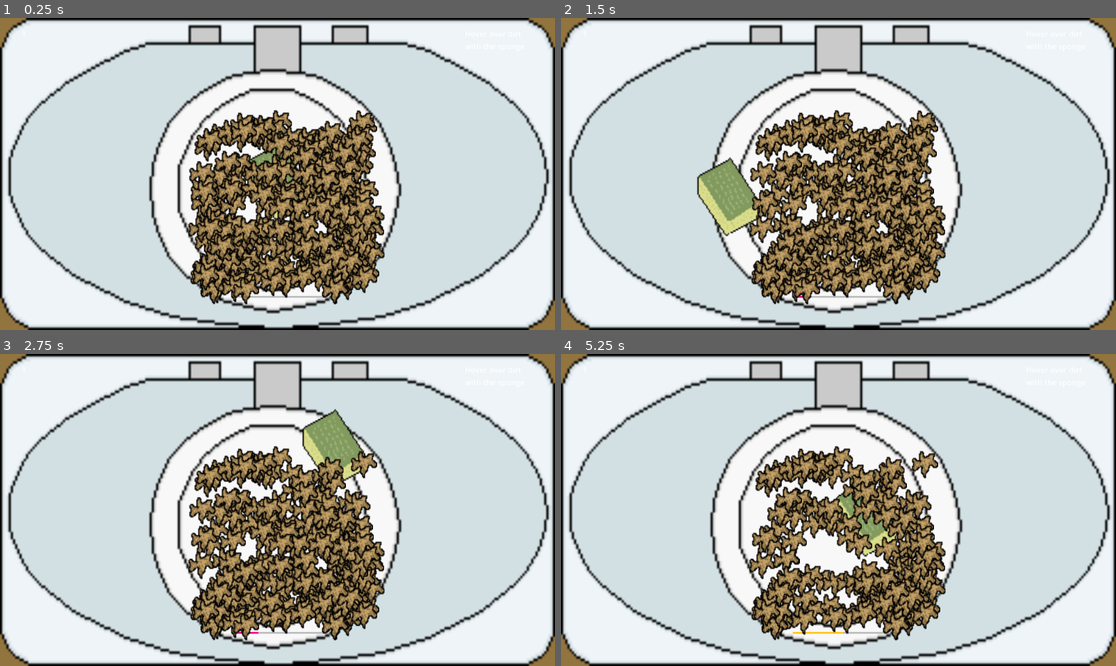
Above: before the commit, frames 1-4 (two rows, left to right).
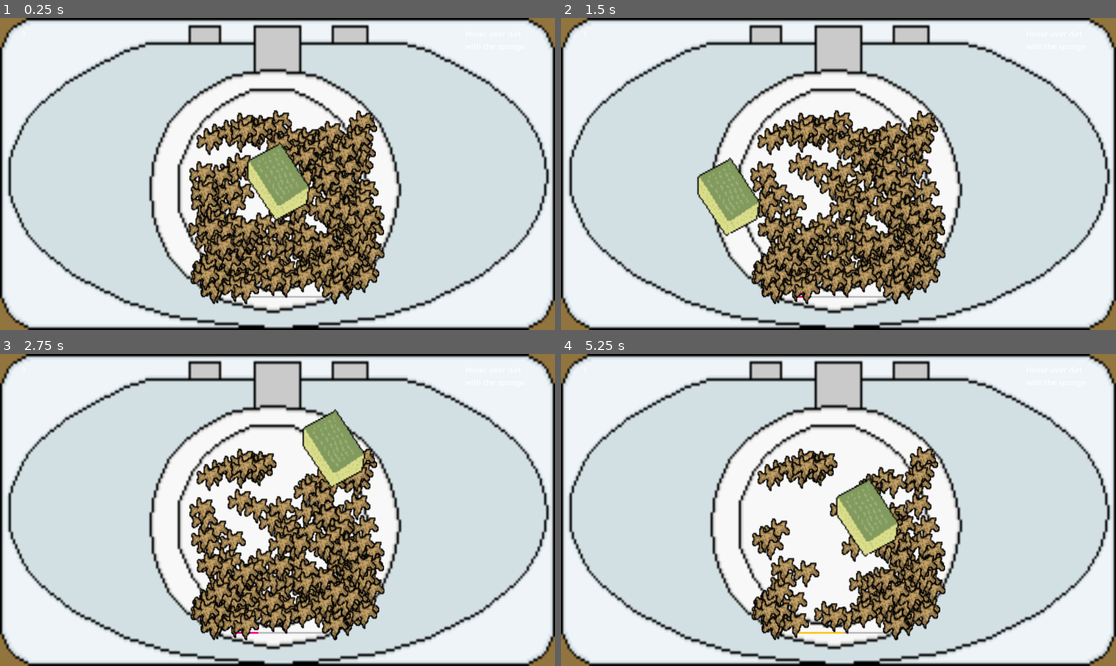
Above: after the commit, the same moments.

Repository: Warreign/fortune-favors-the-bold
Game: Godot game, scene res://Scenes/HairGroom.tscn
Two runs of this game, one before a commit and one after it. Both use one fixed random seed, a clock stepped at 60 frames per second and the inputs below. The project has no main scene, so this scene is started directly.
Inputs (mouse positions are in pixels of both pictures, inside the frame that each line leads up to):
- Up to frame 1 (0.25 s): no input
- Up to frame 2 (1.5 s): tap Enter at 0.5 s; move the mouse to (960, 158) at 0.52 s; tap Space at 1.25 s; move the mouse to (727, 189) at 1.27 s
- Up to frame 3 (2.75 s): tap Enter at 2 s; move the mouse to (333, 441) at 2.02 s
- Up to frame 4 (5.25 s): tap Space at 2.75, 4.25 s; move the mouse to (810, 572) at 2.77 s; tap Enter at 3.5 s; move the mouse to (1005, 556) at 3.52 s; move the mouse to (672, 463) at 4.27 s; move the mouse to (866, 510) at 5.02 s

The runs differ from the first frame. In frame 1, 2.9% of the frame differs, in the area x 34-59%, y 35-76%; in frame 2, 4.0%; in frame 3, 5.7%; in frame 4, 8.6%, in the area x 33-69%, y 29-92%.

Commit message:
shaver now on top of hair

Diff:
--- a/Scenes/HairGroom.tscn
+++ b/Scenes/HairGroom.tscn
@@ -84,6 +84,7 @@
 [node name="HairSpawner" type="Node" parent="."]
 script = ExtResource("1_hivxq")
 hair_prefab = ExtResource("4_3xqlg")
+CHANCE = 70
 
 [node name="ThinkTimer" type="Timer" parent="HairSpawner"]
 wait_time = 10.0
@@ -113,6 +114,7 @@
 [node name="DirectionalLight2D" type="DirectionalLight2D" parent="."]
 
 [node name="Shaver" type="CharacterBody2D" parent="." groups=["Shaver"]]
+z_index = 1
 position = Vector2(1, 1)
 script = ExtResource("3_i71ie")
 
